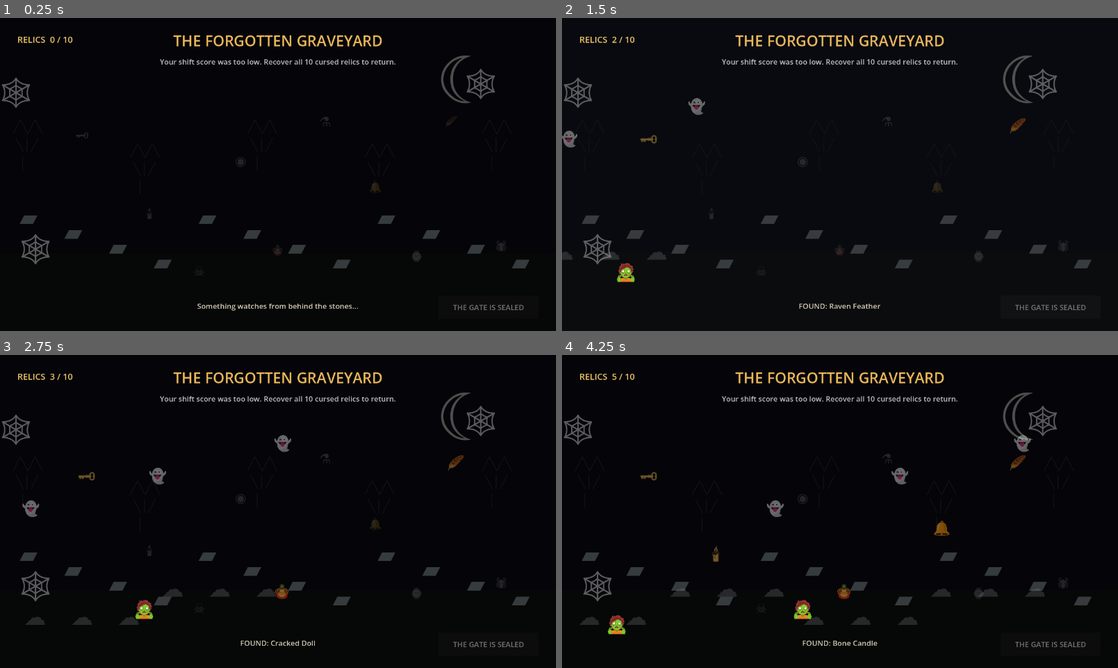
Above: before the commit, frames 1-4 (two rows, left to right).
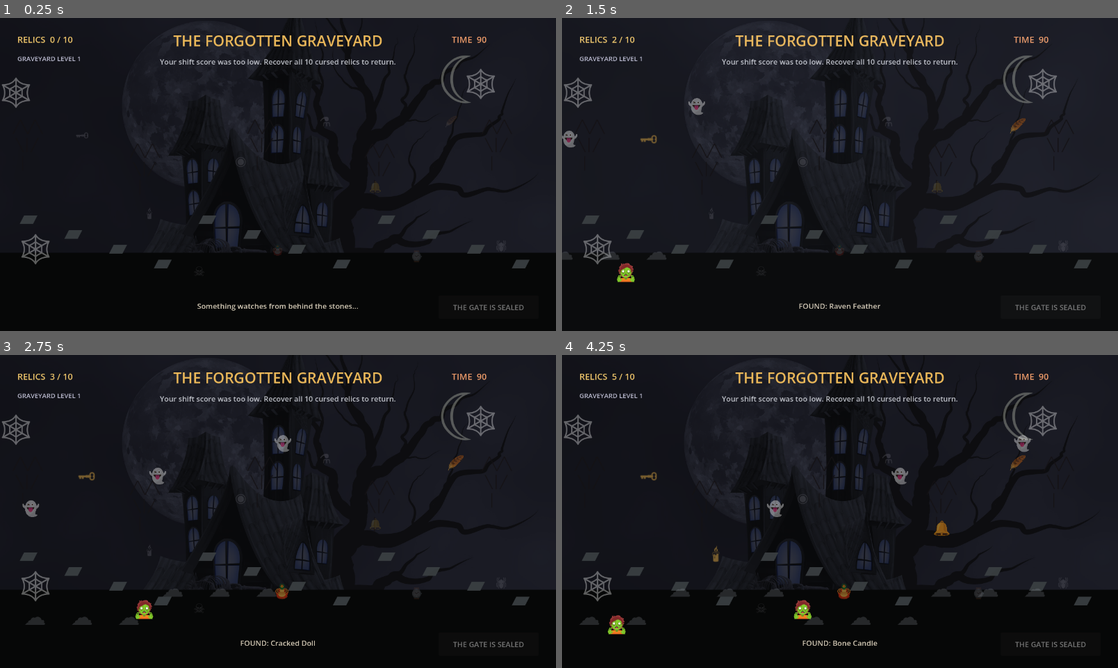
Above: after the commit, the same moments.

Repository: 22koki/tiny-ghost-hotel
Game: Godot game, scene res://scenes/GraveyardChallenge.tscn
Two runs of this game, one before a commit and one after it. Both use one fixed random seed, a clock stepped at 60 frames per second and the inputs below. This scene is started directly instead of the project's main scene.
Inputs:
- Up to frame 1 (0.25 s): no input
- Up to frame 2 (1.5 s): click "🗝" at 0.5 s; click "🪶" at 1.25 s
- Up to frame 3 (2.75 s): click "🪆" at 2 s
- Up to frame 4 (4.25 s): click "🔔" at 2.75 s; click "🕯" at 3.5 s

The runs differ from the first frame. In frame 1, 22% of the frame differs, in the area x 3-100%, y 0-75%; in frame 2, 21%; in frame 3, 22%; in frame 4, 22%.

Commit message:
feat: use atmospheric graveyard background and challenge HUD

Diff:
--- a/scenes/GraveyardChallenge.tscn
+++ b/scenes/GraveyardChallenge.tscn
@@ -1,4 +1,6 @@
-[gd_scene load_steps=2 format=3]
+[gd_scene load_steps=3 format=3]
+
+[ext_resource type="Texture2D" path="res://assets/backgrounds/susan-lu4esm-halloween-5631066_1920.jpg" id="2_bg"]
 
 [ext_resource type="Script" path="res://scripts/graveyard_challenge.gd" id="1"]
 
@@ -11,14 +13,27 @@
 grow_vertical = 2
 script = ExtResource("1")
 
-[node name="Sky" type="ColorRect" parent="."]
+[node name="BackgroundImage" type="TextureRect" parent="."]
 layout_mode = 1
 anchors_preset = 15
 anchor_right = 1.0
 anchor_bottom = 1.0
 grow_horizontal = 2
 grow_vertical = 2
-color = Color(0.015, 0.018, 0.035, 1)
+texture = ExtResource("2_bg")
+expand_mode = 1
+stretch_mode = 6
+modulate = Color(0.34, 0.36, 0.44, 0.82)
+
+[node name="SkyTint" type="ColorRect" parent="."]
+layout_mode = 1
+anchors_preset = 15
+anchor_right = 1.0
+anchor_bottom = 1.0
+grow_horizontal = 2
+grow_vertical = 2
+mouse_filter = 2
+color = Color(0.01, 0.015, 0.03, 0.48)
 
 [node name="Moon" type="Label" parent="."]
 offset_left = 930.0
@@ -49,6 +64,24 @@
 theme_override_font_sizes/font_size = 17
 text = "Your shift score was too low. Recover all 10 cursed relics to return."
 horizontal_alignment = 1
+
+[node name="Timer" type="Label" parent="."]
+offset_left = 1040.0
+offset_top = 35.0
+offset_right = 1240.0
+offset_bottom = 75.0
+theme_override_colors/font_color = Color(0.95, 0.62, 0.42, 1)
+theme_override_font_sizes/font_size = 20
+text = "TIME  90"
+
+[node name="Level" type="Label" parent="."]
+offset_left = 40.0
+offset_top = 82.0
+offset_right = 280.0
+offset_bottom = 118.0
+theme_override_colors/font_color = Color(0.72, 0.72, 0.80, 1)
+theme_override_font_sizes/font_size = 15
+text = "GRAVEYARD LEVEL 1"
 
 [node name="Counter" type="Label" parent="."]
 offset_left = 40.0
